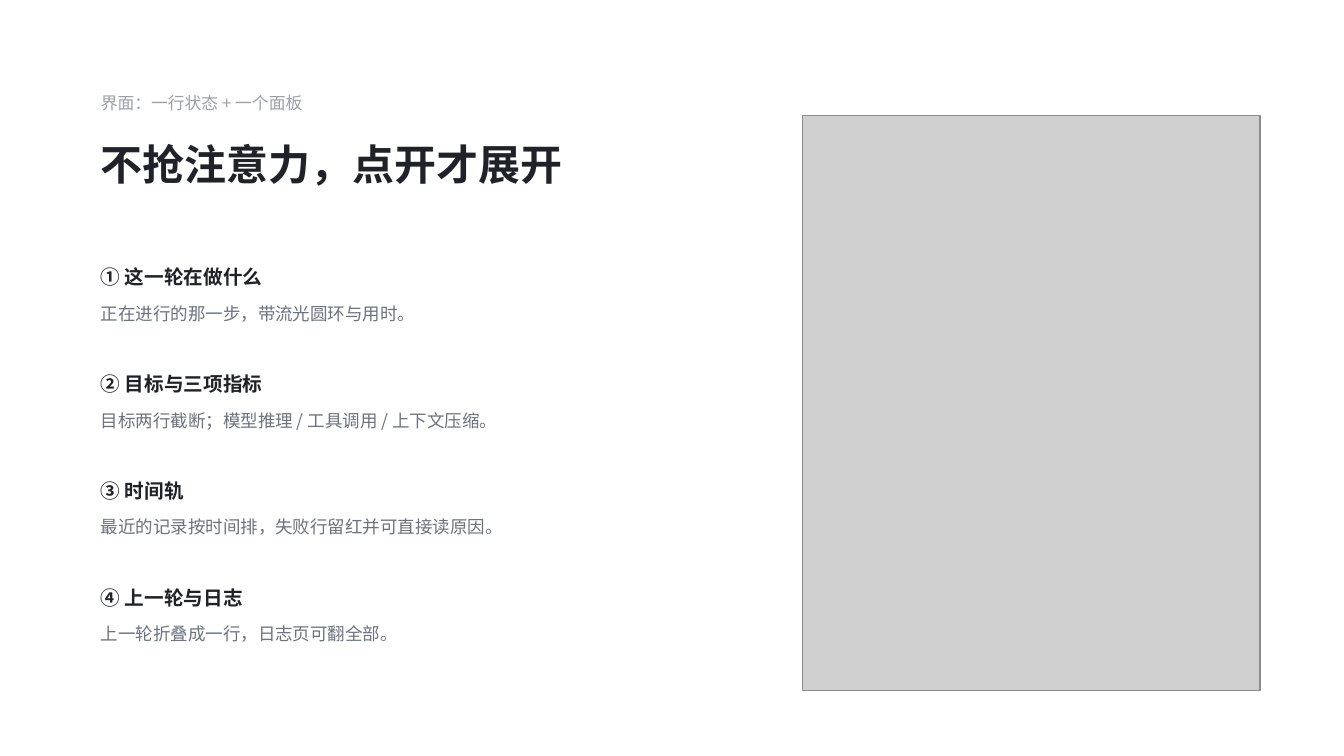
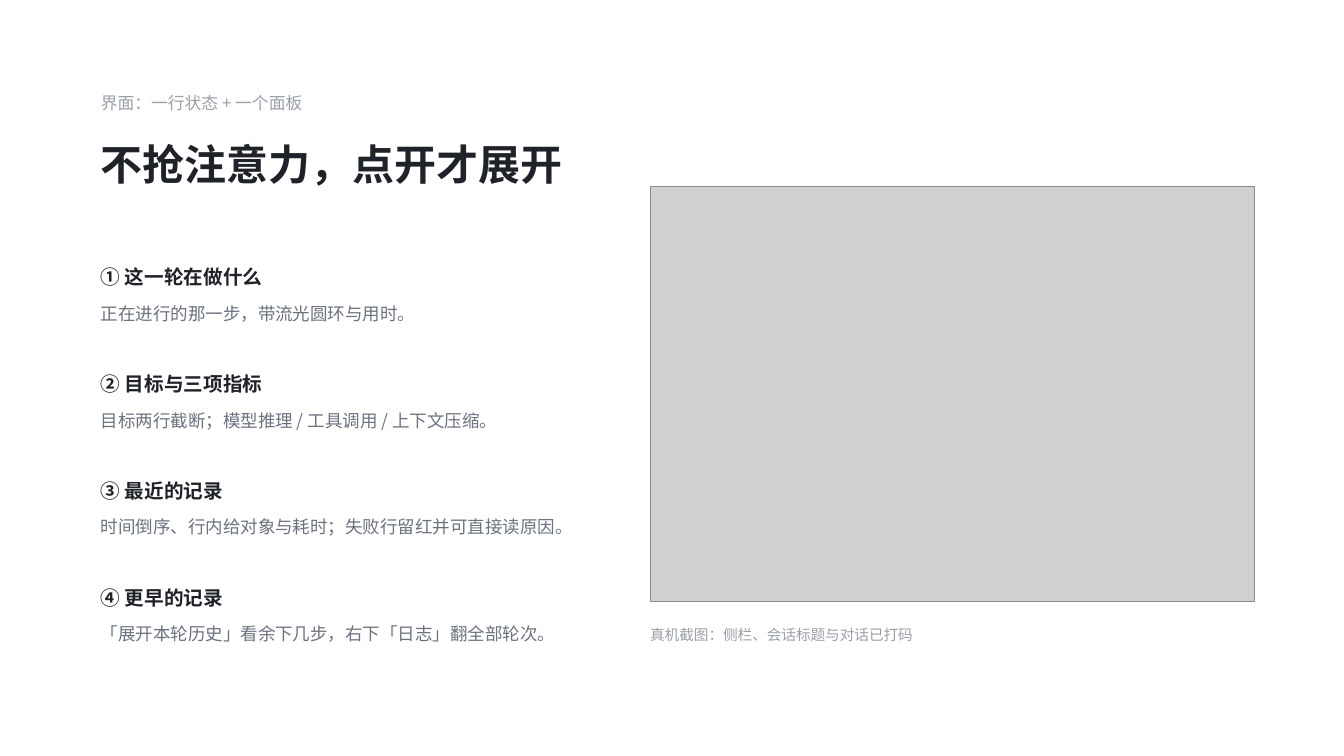
Before and after one commit to xsllo425/dsh-work-status, a slide deck: slide 3 of docs/dsh-work-status-intro.pptx. Drawn at 1344x756 pixels with LibreOffice and Linux fonts; fonts in the diff are those of the drawing; grey boxes stand for pictures. Boxes give left, top, right and bottom in pixels: in the first picture for what was removed or moved away, otherwise in the second. Text is boxed around its words. In the diff, an @@ line names an element or a change of style, - is before the commit and + after.

Commit message:
docs: 真机脱敏截图、PPT 换图、宣传文案 docs/PROMO.md

```diff
--- a/docs/dsh-work-status-intro.pptx
+++ b/docs/dsh-work-status-intro.pptx
@@ picture: place and size @@
-picture at [803, 116, 1260, 691]
+picture at [650, 187, 1255, 602]
@@ text at [101, 481, 223, 500]: text changed @@
-③ 时间轨
+③ 最近的记录
@@ text at [101, 518, 573, 536]: text changed @@
-最近的记录按时间排，失败行留红并可直接读原因。
+时间倒序、行内给对象与耗时；失败行留红并可直接读原因。
@@ text at [101, 588, 223, 607]: text changed @@
-④ 上一轮与日志
+④ 更早的记录
@@ text at [101, 625, 555, 642]: text changed @@
-上一轮折叠成一行，日志页可翻全部。
+「展开本轮历史」看余下几步，右下「日志」翻全部轮次。
@@ text added at [650, 628, 913, 641], 10.5 pt, text #9AA0A8 @@
+真机截图：侧栏、会话标题与对话已打码
```
Also in this commit, not shown: 4 other files.
